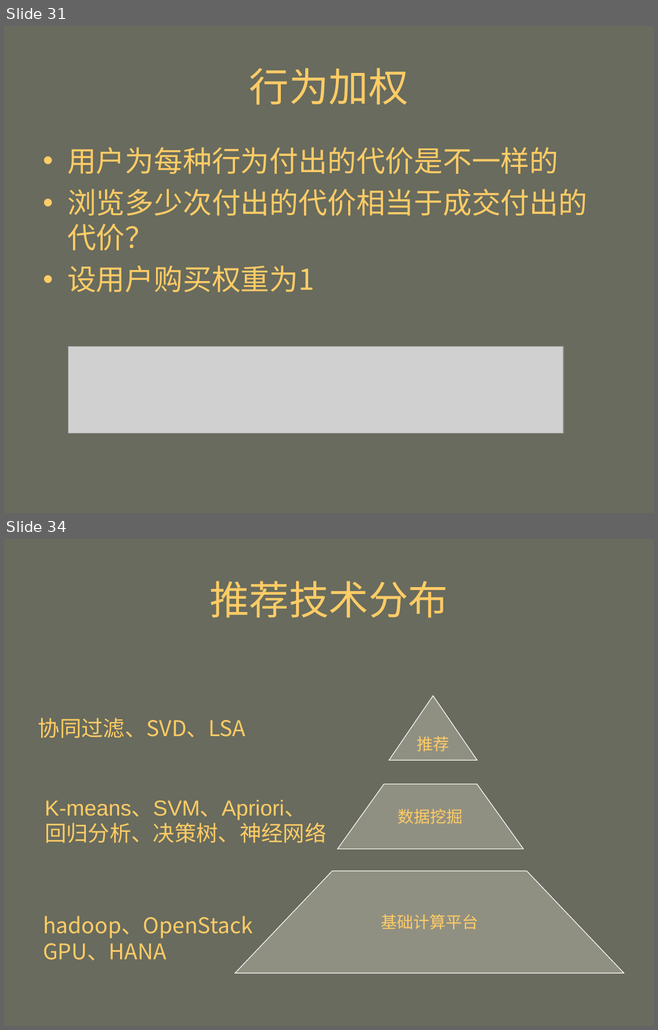
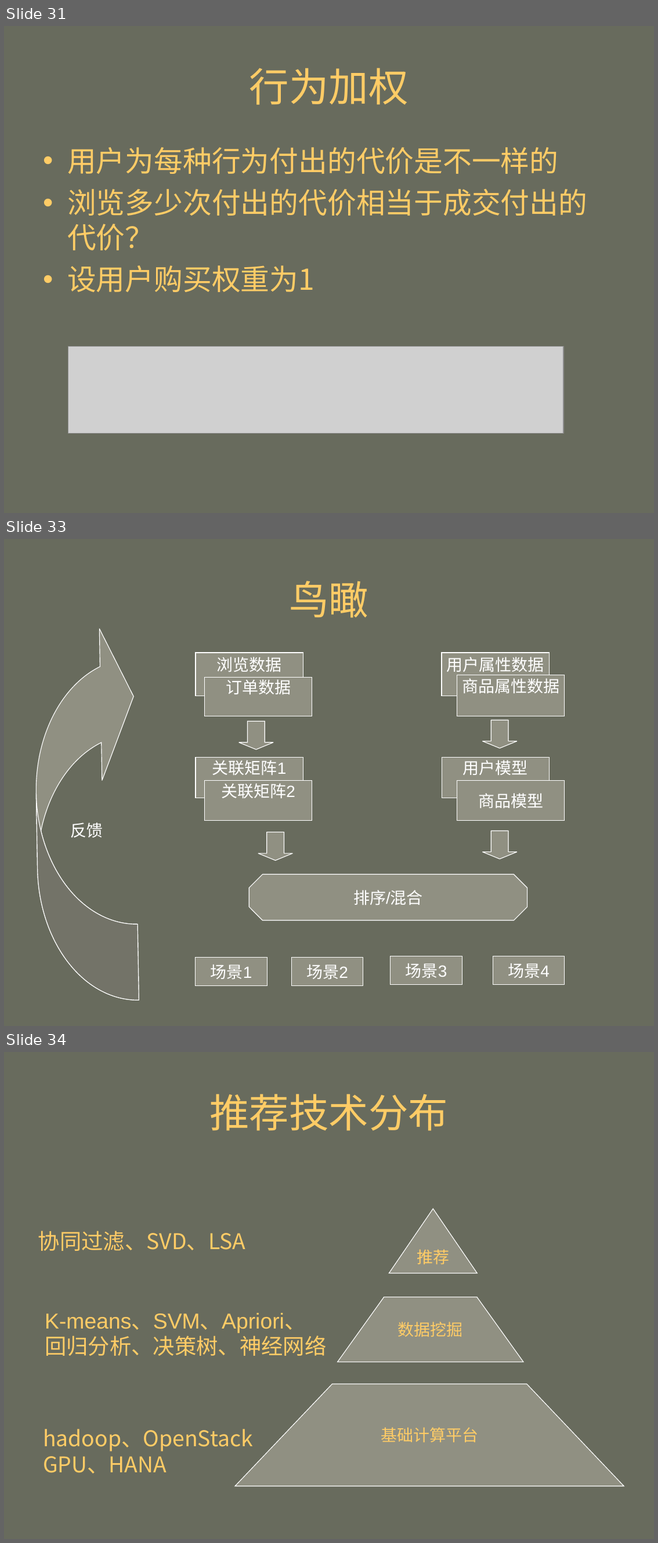
Before and after one commit to mahengyang/code, a slide deck: puffin/个性化推荐.ppt. Shown one above the other, each under a label of ours: slides 31 and 34 before the commit, slides 31, 33 and 34 after it; the slides between them are not shown. The pictures are 658x1030 and 658x1543 pixels, drawn with LibreOffice and Linux fonts; fonts in the diff are those of the drawing; grey boxes stand for pictures. Boxes give left, top, right and bottom in pixels: in the first picture for what was removed or moved away, otherwise in the second. Text is boxed around its words. In the diff, an @@ line names an element or a change of style, - is before the commit and + after.

```diff
--- a/puffin/个性化推荐.ppt
+++ b/puffin/个性化推荐.ppt
@@ slide 33 added at (x1=4, y1=539, x2=654, y2=1026), background #686B5D @@
@@ title added at (x1=289, y1=581, x2=368, y2=618), 44 pt, text #FFCC66 @@
+鸟瞰
@@ freeform shape added at (x1=33, y1=621, x2=139, y2=1002), fill #909082, outline #FFFFFF 0.74 pt, 18 pt, text #FFFFFF @@
+反馈
@@ rectangle added at (x1=195, y1=653, x2=303, y2=696), fill #909082, outline #FFFFFF 0.74 pt, 18 pt, text #FFFFFF @@
+浏览数据
@@ rectangle added at (x1=441, y1=653, x2=549, y2=696), fill #909082, outline #FFFFFF 0.74 pt, 18 pt, text #FFFFFF @@
+用户属性数据
@@ rectangle added at (x1=205, y1=678, x2=312, y2=716), fill #909082, outline #FFFFFF 0.74 pt, 18 pt, text #FFFFFF @@
+订单数据
@@ rectangle added at (x1=457, y1=675, x2=564, y2=716), fill #909082, outline #FFFFFF 0.74 pt, 18 pt, text #FFFFFF @@
+商品属性数据
@@ down arrow added at (x1=238, y1=722, x2=273, y2=750), fill #909082, outline #FFFFFF 0.74 pt @@
@@ down arrow added at (x1=482, y1=720, x2=517, y2=748), fill #909082, outline #FFFFFF 0.74 pt @@
@@ rectangle added at (x1=195, y1=757, x2=303, y2=798), fill #909082, outline #FFFFFF 0.74 pt, 18 pt, text #FFFFFF @@
+关联矩阵1
@@ rectangle added at (x1=441, y1=757, x2=549, y2=798), fill #909082, outline #FFFFFF 0.74 pt, 18 pt, text #FFFFFF @@
+用户模型
@@ rectangle added at (x1=205, y1=781, x2=312, y2=820), fill #909082, outline #FFFFFF 0.74 pt, 18 pt, text #FFFFFF @@
+关联矩阵2
@@ rectangle added at (x1=457, y1=781, x2=564, y2=820), fill #909082, outline #FFFFFF 0.74 pt, 18 pt, text #FFFFFF @@
+商品模型
@@ down arrow added at (x1=258, y1=832, x2=292, y2=860), fill #909082, outline #FFFFFF 0.74 pt @@
@@ down arrow added at (x1=482, y1=831, x2=517, y2=859), fill #909082, outline #FFFFFF 0.74 pt @@
@@ octagon added at (x1=249, y1=874, x2=527, y2=920), fill #909082, outline #FFFFFF 0.74 pt, 18 pt, text #FFFFFF @@
+排序/混合
@@ rectangle added at (x1=195, y1=957, x2=267, y2=985), fill #909082, outline #FFFFFF 0.74 pt, 18 pt, text #FFFFFF @@
+场景1
@@ rectangle added at (x1=291, y1=957, x2=362, y2=985), fill #909082, outline #FFFFFF 0.74 pt, 18 pt, text #FFFFFF @@
+场景2
@@ rectangle added at (x1=390, y1=957, x2=462, y2=984), fill #909082, outline #FFFFFF 0.74 pt, 18 pt, text #FFFFFF @@
+场景3
@@ rectangle added at (x1=492, y1=957, x2=564, y2=984), fill #909082, outline #FFFFFF 0.74 pt, 18 pt, text #FFFFFF @@
+场景4
```
Also in this commit, not shown: 1 slide changed, 1 slide removed, 5 other files.
